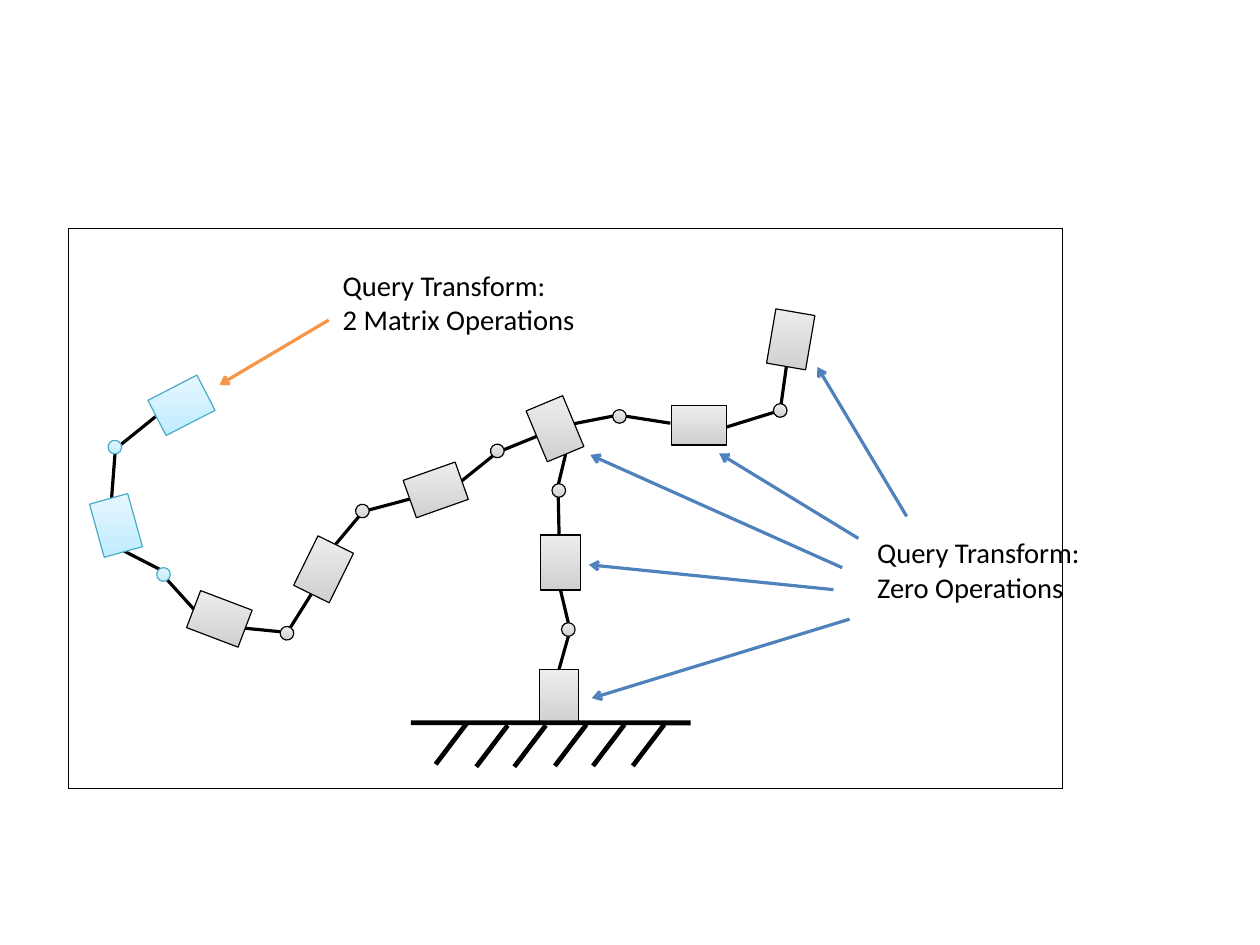
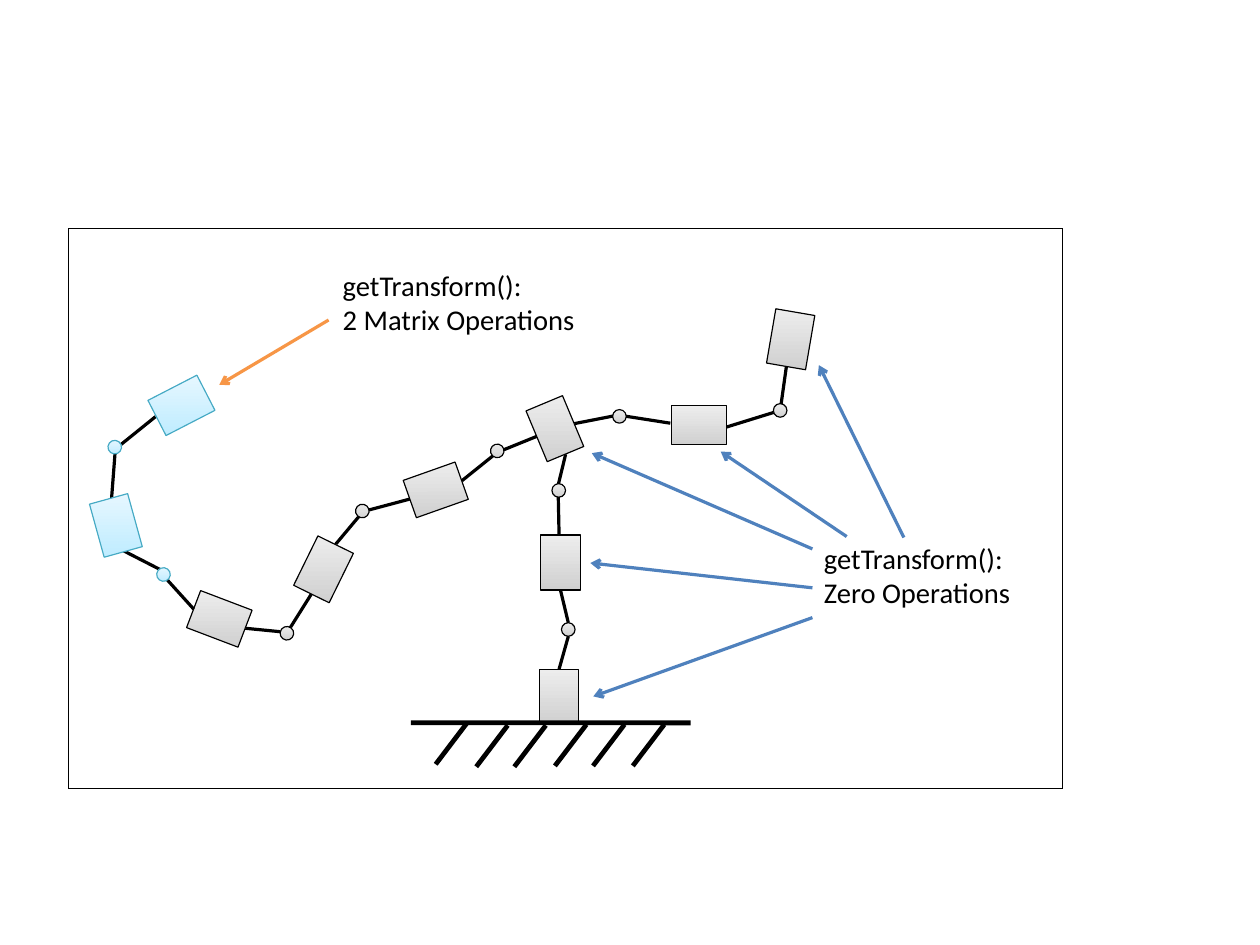
Before and after one commit to karenliu/dart_techreport, a slide deck: slide 1 of fig/lazy_5.pptx. Drawn at 1260x945 pixels with LibreOffice and Linux fonts; fonts in the diff are those of the drawing. Boxes give left, top, right and bottom in pixels: in the first picture for what was removed or moved away, otherwise in the second. Text is boxed around its words. In the diff, an @@ line names an element or a change of style, - is before the commit and + after.

```diff
--- a/fig/lazy_5.pptx
+++ b/fig/lazy_5.pptx
@@ text at box(343, 275, 522, 301): text changed @@
-Query Transform:
+getTransform():
@@ arrow moved from (907, 517) - (818, 367) to (904, 537) - (820, 366) @@
@@ arrow moved from (843, 568) - (591, 455) to (813, 549) - (592, 453) @@
@@ arrow moved from (859, 539) - (719, 454) to (847, 536) - (721, 452) @@
@@ text "getTransform():": place and size @@
-text "getTransform():" at box(877, 540, 1080, 605)
+text "getTransform():" at box(824, 548, 1010, 608)
@@ arrow moved from (834, 590) - (589, 565) to (813, 588) - (591, 564) @@
@@ text at box(824, 548, 1003, 574): text changed @@
-Query Transform:
+getTransform():
@@ arrow moved from (850, 620) - (592, 699) to (813, 617) - (593, 696) @@
```
Also in this commit, not shown: 10 other files.
